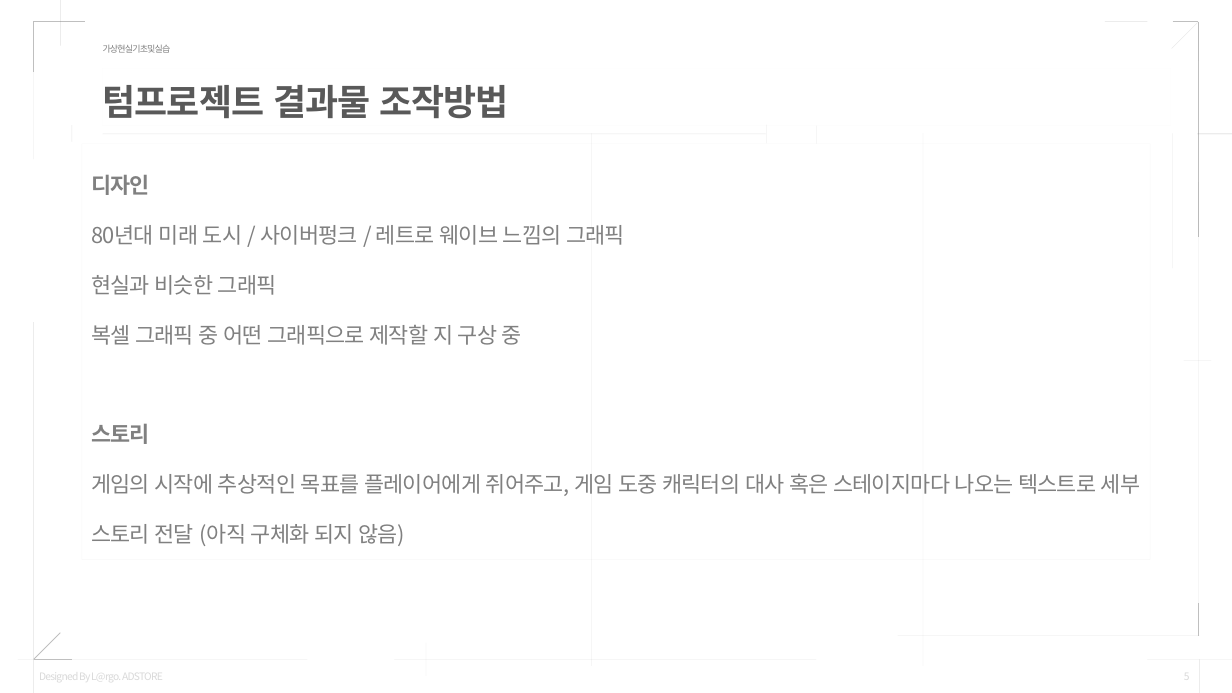
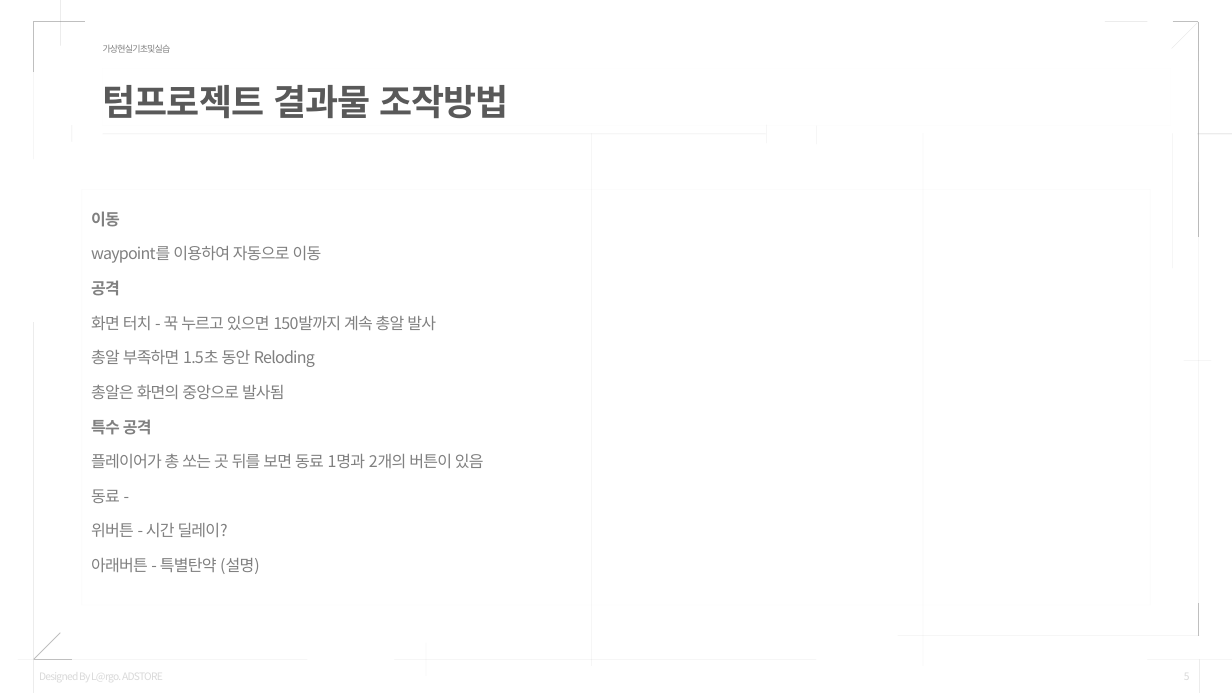
Before and after one commit to Mellow1213/VRProject_2022_1, a slide deck: slide 5 of 텀프로젝트_결과발표_20205220이바다20205262최예찬.pptx. Drawn at 1232x693 pixels with LibreOffice and Linux fonts; fonts in the diff are those of the drawing. Boxes give left, top, right and bottom in pixels: in the first picture for what was removed or moved away, otherwise in the second. Text is boxed around its words. In the diff, an @@ line names an element or a change of style, - is before the commit and + after.

Commit message:
피피티 주제요약, 조작방법 수정

```diff
--- a/텀프로젝트_결과발표_20205220이바다20205262최예찬.pptx
+++ b/텀프로젝트_결과발표_20205220이바다20205262최예찬.pptx
@@ text "이동": place and size @@
-text "이동" at [82, 143, 1151, 559]
+text "이동" at [82, 189, 1151, 605]
@@ text at [91, 211, 484, 574]: text changed; size 17 to 12.5 pt @@
-디자인
-80년대 미래 도시 / 사이버펑크 / 레트로 웨이브 느낌의 그래픽
-현실과 비슷한 그래픽
-복셀 그래픽 중 어떤 그래픽으로 제작할 지 구상 중
-스토리
-게임의 시작에 추상적인 목표를 플레이어에게 쥐어주고, 게임 도중 캐릭터의 대사 혹은 스테이지마다 나오는 텍스트로 세부 스토리 전달 (아직 구체화 되지 않음)
+이동
+waypoint를 이용하여 자동으로 이동
+공격
+화면 터치 - 꾹 누르고 있으면 150발까지 계속 총알 발사
+총알 부족하면 1.5초 동안 Reloding
+총알은 화면의 중앙으로 발사됨
+특수 공격
+플레이어가 총 쏘는 곳 뒤를 보면 동료 1명과 2개의 버튼이 있음
+동료 -
+위버튼 - 시간 딜레이?
+아래버튼 - 특별탄약 (설명)
```
Also in this commit, not shown: 3 other slides changed, 5 other files.
